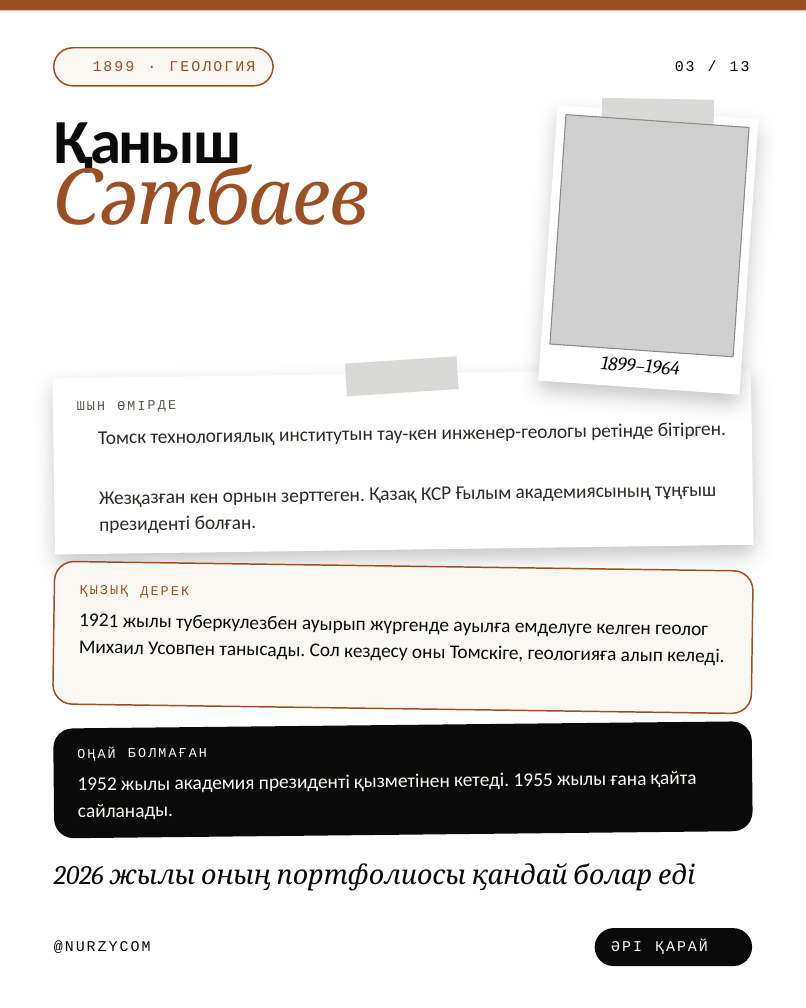
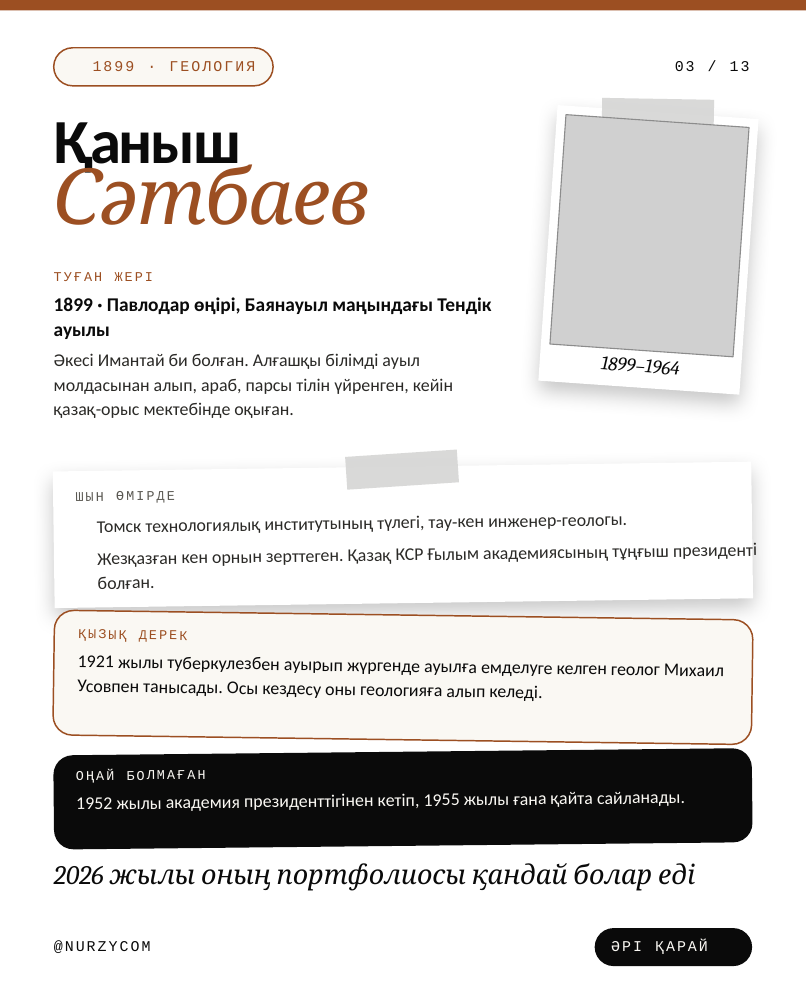
Before and after one commit to galiandojonathan-ship-it1/nurzycom_brand, a slide deck: slide 3 of social/pptx/kz-scientists.pptx. Drawn at 806x1008 pixels with LibreOffice and Linux fonts; fonts in the diff are those of the drawing; grey boxes stand for pictures; background and template pictures are left out. Boxes give left, top, right and bottom in pixels: in the first picture for what was removed or moved away, otherwise in the second. Text is boxed around its words. In the diff, an @@ line names an element or a change of style, - is before the commit and + after.

```diff
--- a/social/pptx/kz-scientists.pptx
+++ b/social/pptx/kz-scientists.pptx
@@ text added at <box>54,272,153,281</box>, 9 pt, text #9C4F22 @@
+ТУҒАН ЖЕРІ
@@ text added at <box>54,297,491,339</box>, 13 pt, text #0A0A0A, bold @@
+1899 · Павлодар өңірі, Баянауыл маңындағы Тендік ауылы
@@ text added at <box>54,353,453,418</box>, 12 pt, text #2B2A27 @@
+Әкесі Имантай би болған. Алғашқы білімді ауыл молдасынан алып, араб, парсы тілін үйренген, кейін қазақ-орыс мектебінде оқыған.
@@ rectangle: place and size @@
-rectangle at <box>53,368,753,554</box>
+rectangle at <box>53,462,753,608</box>
@@ text "ШЫН ӨМІРДЕ": place and size @@
-text "ШЫН ӨМІРДЕ" at <box>77,400,176,412</box>
+text "ШЫН ӨМІРДЕ" at <box>76,491,175,503</box>
@@ rectangle: place and size @@
-rectangle at <box>345,356,459,397</box>
+rectangle at <box>345,450,459,490</box>
@@ text "Жезқазған кен орнын зерттеген. Қазақ ...": place and size @@
-text "Жезқазған кен орнын зерттеген. Қазақ ..." at <box>99,486,716,533</box>
+text "Жезқазған кен орнын зерттеген. Қазақ ..." at <box>97,542,757,589</box>
@@ text "Жезқазған кен орнын зерттеген. Қазақ ..." at <box>97,542,757,589</box>: size 13 to 12 pt; line spacing 17.7pt to 16.3pt @@
@@ text at <box>97,515,627,533</box>: text changed; size 13 to 12 pt @@
-Томск технологиялық институтын тау-кен инженер-геологы ретінде бітірген.
+Томск технологиялық институтының түлегі, тау-кен инженер-геологы.
@@ rounded rectangle at <box>53,610,753,744</box>: proportions changed @@
@@ rounded rectangle: place and size @@
-rounded rectangle at <box>53,561,753,714</box>
+rounded rectangle at <box>53,610,753,744</box>
@@ text "ҚЫЗЫҚ ДЕРЕК": place and size @@
-text "ҚЫЗЫҚ ДЕРЕК" at <box>80,585,189,598</box>
+text "ҚЫЗЫҚ ДЕРЕК" at <box>78,629,188,642</box>
@@ text at <box>77,655,724,701</box>: text changed; size 13 to 12 pt @@
-1921 жылы туберкулезбен ауырып жүргенде ауылға емделуге келген геолог Михаил Усовпен танысады. Сол кездесу оны Томскіге, геологияға алып келеді.
+1921 жылы туберкулезбен ауырып жүргенде ауылға емделуге келген геолог Михаил Усовпен танысады. Осы кездесу оны геологияға алып келеді.
@@ rounded rectangle: place and size @@
-rounded rectangle at <box>53,721,753,838</box>
+rounded rectangle at <box>53,748,753,849</box>
@@ rounded rectangle at <box>53,748,753,849</box>: proportions changed @@
@@ text "ОҢАЙ БОЛМАҒАН": place and size @@
-text "ОҢАЙ БОЛМАҒАН" at <box>77,748,207,761</box>
+text "ОҢАЙ БОЛМАҒАН" at <box>76,770,206,783</box>
@@ text at <box>76,792,685,811</box>: text changed; size 13 to 12 pt @@
-1952 жылы академия президенті қызметінен кетеді. 1955 жылы ғана қайта сайланады.
+1952 жылы академия президенттігінен кетіп, 1955 жылы ғана қайта сайланады.
```
Also in this commit, not shown: 9 other slides changed, 21 other files.
